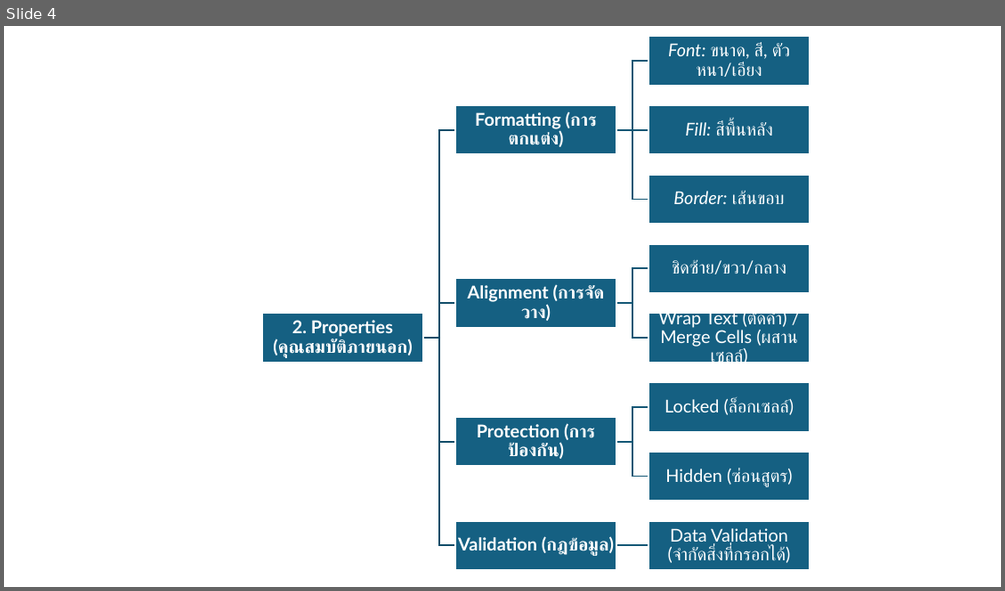
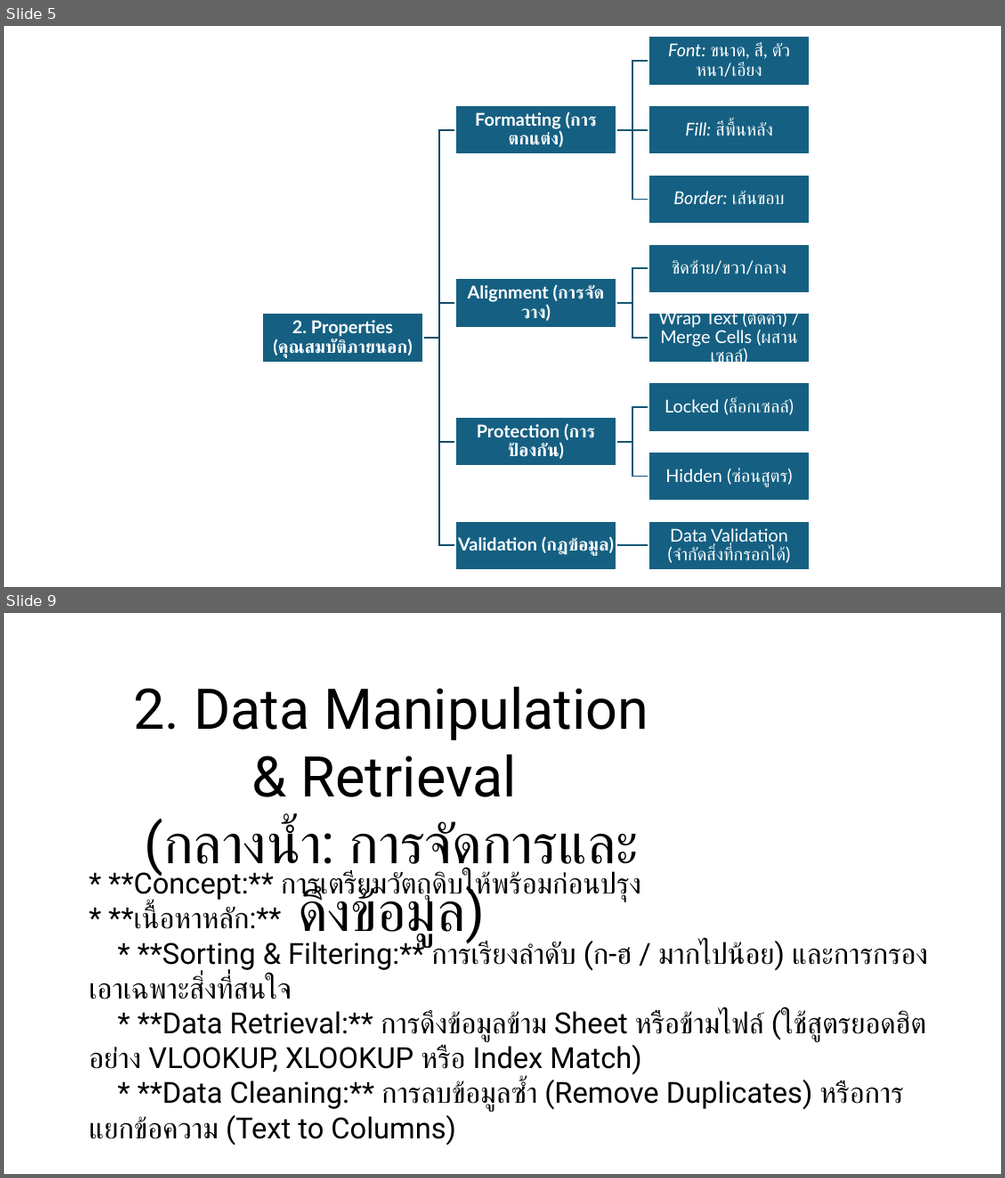
Before and after one commit to Tepakornk/excel-course, a slide deck: Excelppt.pptx. Shown one above the other, each under a label of ours: slide 4 before the commit, slides 5 and 9 after it; the slides between them are not shown. The pictures are 1005x591 and 1005x1178 pixels, drawn with LibreOffice and Linux fonts; fonts in the diff are those of the drawing. Boxes give left, top, right and bottom in pixels: in the first picture for what was removed or moved away, otherwise in the second. Text is boxed around its words. In the diff, an @@ line names an element or a change of style, - is before the commit and + after.

```diff
--- a/Excelppt.pptx
+++ b/Excelppt.pptx
@@ slide 9 added at box(4, 613, 1001, 1174), background #FFFFFF @@
@@ text added at box(133, 686, 648, 947), 54 pt, text #000000 @@
+2. Data Manipulation & Retrieval
+(กลางน้ำ: การจัดการและดึงข้อมูล)
@@ text added at box(89, 867, 926, 1145), 28 pt, text #000000 @@
+* **Concept:** การเตรียมวัตถุดิบให้พร้อมก่อนปรุง
+* **เนื้อหาหลัก:**
+* **Sorting & Filtering:** การเรียงลำดับ (ก-ฮ / มากไปน้อย) และการกรองเอาเฉพาะสิ่งที่สนใจ
+* **Data Retrieval:** การดึงข้อมูลข้าม Sheet หรือข้ามไฟล์ (ใช้สูตรยอดฮิตอย่าง VLOOKUP, XLOOKUP หรือ Index Match)
+* **Data Cleaning:** การลบข้อมูลซ้ำ (Remove Duplicates) หรือการแยกข้อความ (Text to Columns)
@@ what was slide 4 is now slide 5 @@
```
Also in this commit, not shown: 9 other slides added, 5 other files.
